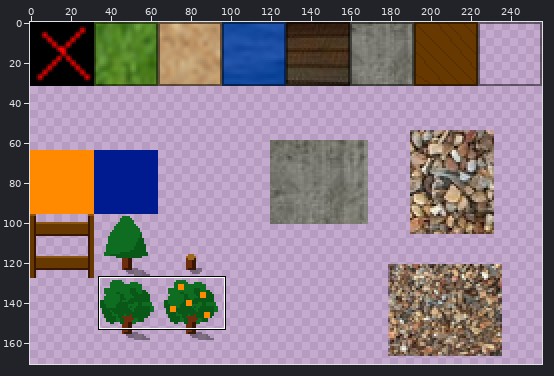
Two versions of one sprite sheet, client/images/citybase.png. Above: a wide view before the commit, with the close-up outlined.
Close-up. Before the commit:
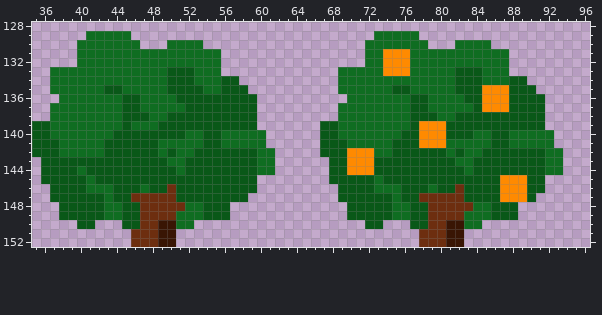
The file is 256x256 pixels. Shown: x 35..96, y 128..152. The wide view leaves out empty margins.
Once edited:
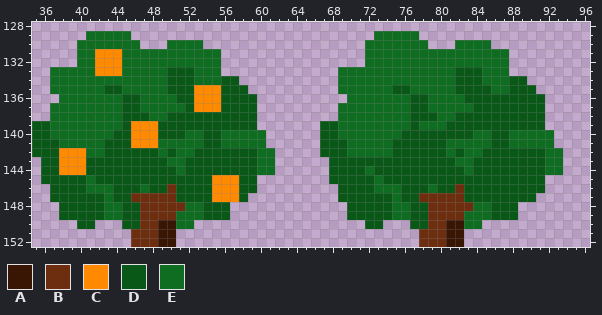
Palette (. is transparent): A #391504  B #6d2e0f  C #ff8a00  D #095818  E #0f6d21
From old to new:
@@ x 35..96 @@
 130 .....EEEEEEE...EEEE..................EEEEEEE...EEEE...........
-131 .....EEEEEEEEEEEEEEEE................EECCCEEEEEEEEEEE.........
-132 .....EEEEEEEEEEEEEEEE................EECCCEEEEEEEEEEE.........
-133 ..EEEEEEEEEEEEEDDDEEE.............EEEEECCCEEEEEDDDEEE.........
+131 .....EECCCEEEEEEEEEEE................EEEEEEEEEEEEEEEE.........
+132 .....EECCCEEEEEEEEEEE................EEEEEEEEEEEEEEEE.........
+133 ..EEEEECCCEEEEEDDDEEE.............EEEEEEEEEEEEEDDDEEE.........
 134 ..EEEEEEEEEEEEEDDDEEEDD...........EEEEEEEEEEEEEDDDEEEDD.......
-135 ..EEEEEEDDEEEEEDDDDEEDDD..........EEEEEEDDEEEEEDDDCCCDDD......
-136 ...EEEEEEEDDEEEEDDDDDDDDD..........EEEEEEEDDEEEEDDCCCDDDD.....
-137 ..EEEEEEEEDDEEEEEDDDDDDDD.........EEEEEEEEDDEEEEEDCCCDDDD.....
+135 ..EEEEEEDDEEEEEDDDCCCDDD..........EEEEEEDDEEEEEDDDDEEDDD......
+136 ...EEEEEEEDDEEEEDDCCCDDDD..........EEEEEEEDDEEEEDDDDDDDDD.....
+137 ..EEEEEEEEDDEEEEEDCCCDDDD.........EEEEEEEEDDEEEEEDDDDDDDD.....
 138 ..EEEEEEEEDDDEEDDDDDDDDDD.........EEEEEEEEDDDEEDDDDDDDDDD.....
-139 DDEEEEEEEEDEEEDDDDDDDDDDD.......DDEEEEEEEEDCCCDDDDDDDDDDD.....
-140 DDEEEEEEEDDDDDDDDEEDDEEEEE......DDEEEEEEEDDCCCDDDEEDDEEEEE....
-141 DDDEEEEEDDDDDDEEEEEDDEEEEE......DDDEEEEEDDDCCCEEEEEDDEEEEE....
-142 DDDEEEEEDDDDDDEDEEDDDDDDDEE.....DDDCCCEEDDDDDDEDEEDDDDDDDEE...
-143 .DDDDDDDDDDDDDDEEDDDDDDDDEE......DDCCCDDDDDDDDDEEDDDDDDDDEE...
-144 .DDDDEDDDDDDDDDDEDDDDDDDDEE......DDCCCDDDDDDDDDDEDDDDDDDDEE...
-145 .DDDDDEDDDDDDDDDDDDDDDDDD........DDDDDEDDDDDDDDDDDDDCCCDD.....
-146 ..DDDDEEEDDDEDDBDDDDDDDDD.........DDDDEEEDDDEDDBDDDDCCCDD.....
-147 ..DDDDDDEDDBBBBBDDDDDDDD..........DDDDDDEDDBBBBBDDDDCCCD......
+139 DDEEEEEEEEDCCCDDDDDDDDDDD.......DDEEEEEEEEDEEEDDDDDDDDDDD.....
+140 DDEEEEEEEDDCCCDDDEEDDEEEEE......DDEEEEEEEDDDDDDDDEEDDEEEEE....
+141 DDDEEEEEDDDCCCEEEEEDDEEEEE......DDDEEEEEDDDDDDEEEEEDDEEEEE....
+142 DDDCCCEEDDDDDDEDEEDDDDDDDEE.....DDDEEEEEDDDDDDEDEEDDDDDDDEE...
+143 .DDCCCDDDDDDDDDEEDDDDDDDDEE......DDDDDDDDDDDDDDEEDDDDDDDDEE...
+144 .DDCCCDDDDDDDDDDEDDDDDDDDEE......DDDDEDDDDDDDDDDEDDDDDDDDEE...
+145 .DDDDDEDDDDDDDDDDDDDCCCDD........DDDDDEDDDDDDDDDDDDDDDDDD.....
+146 ..DDDDEEEDDDEDDBDDDDCCCDD.........DDDDEEEDDDEDDBDDDDDDDDD.....
+147 ..DDDDDDEDDBBBBBDDDDCCCD..........DDDDDDEDDBBBBBDDDDDDDD......
 148 ...DDDDDEEDDBBBBBEEDDD.............DDDDDEEDDBBBBBEEDDD........
